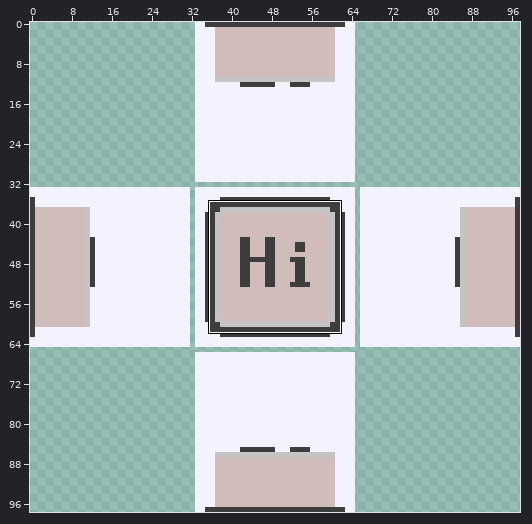
One commit to this sprite sheet: test-renderers/expected/ui/widget_button_toggle-all.png. The picture above shows the old version from afar; the outline marks the close-up.
Close-up. Old version:
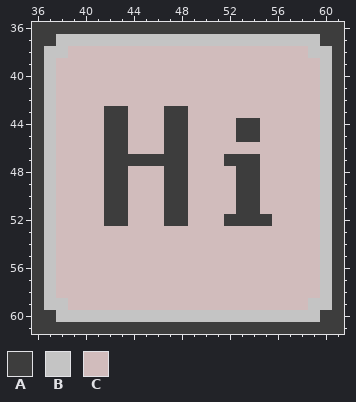
The file is 98x98 pixels. Shown: x 36..61, y 36..61. The commit also changed other parts of the picture, which this record leaves out.
Palette (. is transparent): A #3d3d3d  B #c4c4c4  C #d1bcbc
Pixels before, first column x 36:
36 AAAAAAAAAAAAAAAAAAAAAAAAAA
37 AABBBBBBBBBBBBBBBBBBBBBBAA
38 ABBCCCCCCCCCCCCCCCCCCCCBBA
39 ABCCCCCCCCCCCCCCCCCCCCCCBA
40 ABCCCCCCCCCCCCCCCCCCCCCCBA
41 ABCCCCCCCCCCCCCCCCCCCCCCBA
42 ABCCCCCCCCCCCCCCCCCCCCCCBA
43 ABCCCCAACCCAACCCCCCCCCCCBA
44 ABCCCCAACCCAACCCCAACCCCCBA
45 ABCCCCAACCCAACCCCAACCCCCBA
46 ABCCCCAACCCAACCCCCCCCCCCBA
47 ABCCCCAAAAAAACCCAAACCCCCBA
48 ABCCCCAACCCAACCCCAACCCCCBA
49 ABCCCCAACCCAACCCCAACCCCCBA
50 ABCCCCAACCCAACCCCAACCCCCBA
51 ABCCCCAACCCAACCCCAACCCCCBA
52 ABCCCCAACCCAACCCAAAACCCCBA
53 ABCCCCCCCCCCCCCCCCCCCCCCBA
54 ABCCCCCCCCCCCCCCCCCCCCCCBA
55 ABCCCCCCCCCCCCCCCCCCCCCCBA
56 ABCCCCCCCCCCCCCCCCCCCCCCBA
57 ABCCCCCCCCCCCCCCCCCCCCCCBA
58 ABCCCCCCCCCCCCCCCCCCCCCCBA
59 ABBCCCCCCCCCCCCCCCCCCCCBBA
60 AABBBBBBBBBBBBBBBBBBBBBBAA
61 AAAAAAAAAAAAAAAAAAAAAAAAAA
After the commit:
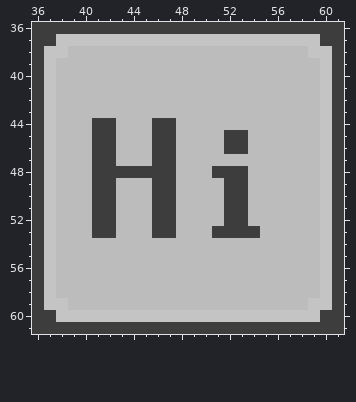
Diff:
colour C: #d1bcbc -> #bcbcbc
Changed rows in their new state; - is a pixel that keeps its letter.
first column x 41:
43 -CC---CC-------
44 A-C--A-C----CC-
45 A-C--A-C---A-C-
46 A-C--A-C---AA--
47 A-CCC--C---CCC-
48 A--AAA-C--AA-C-
49 A-C--A-C---A-C-
50 A-C--A-C---A-C-
51 A-C--A-C---A-C-
52 A-C--A-C-----CC
53 AA---AA---AAAA-
